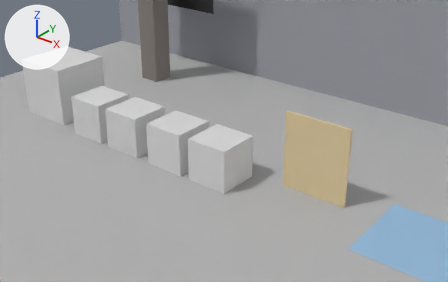
Renders of the glTF model assets/models/shader_hooks_fixture.gltf from each side of a commit.
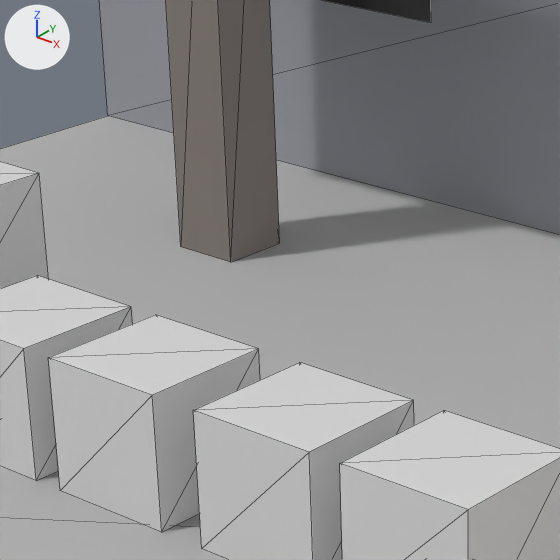
There are two pictures of each version: one from a 50 mm lens placed at (6.68, -7.41, 5.41), pointed at (1.06, -0.37, 1.05), one close up on the part from 20% to 56% of the width and 3% to 59% of the height. Lighting does not change. The marker at upper left points along +X, +Y and +Z. The first two pictures are the older version. The close-ups show mesh edges as thin lines. Where no turn or scale is listed for an object, it has been applied to the vertices.

Names of what the first close-up shows: 'floor', 'key_a', 'key_b', 'param_a', 'param_b', 'post', 'static', 'stripes', 'wall'.
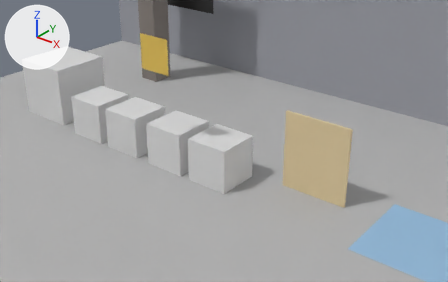
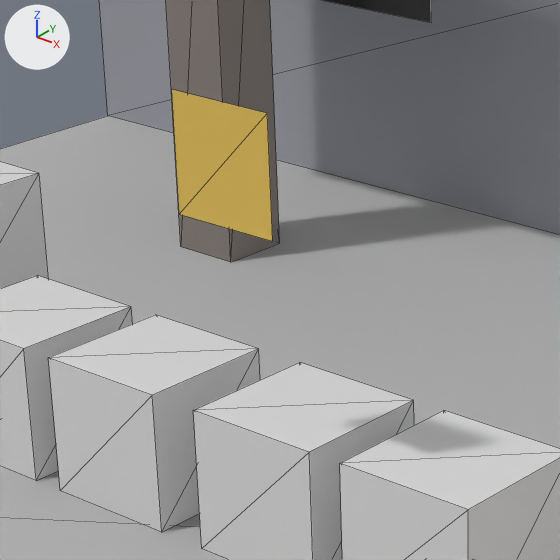
Location of each change, [x1, y1, x2, y2] in pixels of the close-ups (560 x 560 px):
'pushed', added (yellow)
    after: [172, 90, 273, 241]

Patch to the scene script:
```diff
--- a/assets/models/shader_hooks_fixture.gltf.py
+++ b/assets/models/shader_hooks_fixture.gltf.py
@@ mat_hooks_pushed @@
+mat_hooks_pushed = principled_material('hooks_pushed')
+mat_hooks_pushed.base_color = (0.8, 0.55, 0.1)  # yellow #e7c459
+mat_hooks_pushed.roughness = 0.6
@@ me_pushed @@
+me_pushed.from_pydata([(-0.3, 0.0, -0.3), (0.3, 0.0, -0.3), (0.3, 0.0, 0.3), (-0.3, 0.0, 0.3)], [], [(0, 1, 2), (0, 2, 3)])
+me_pushed.materials.append(mat_hooks_pushed)  # yellow #e7c459
@@ ob_pushed @@
+ob_pushed = bpy.data.objects.new('pushed', me_pushed)
+ob_pushed.location = (-0.2, -0.6, 2.3)
```
